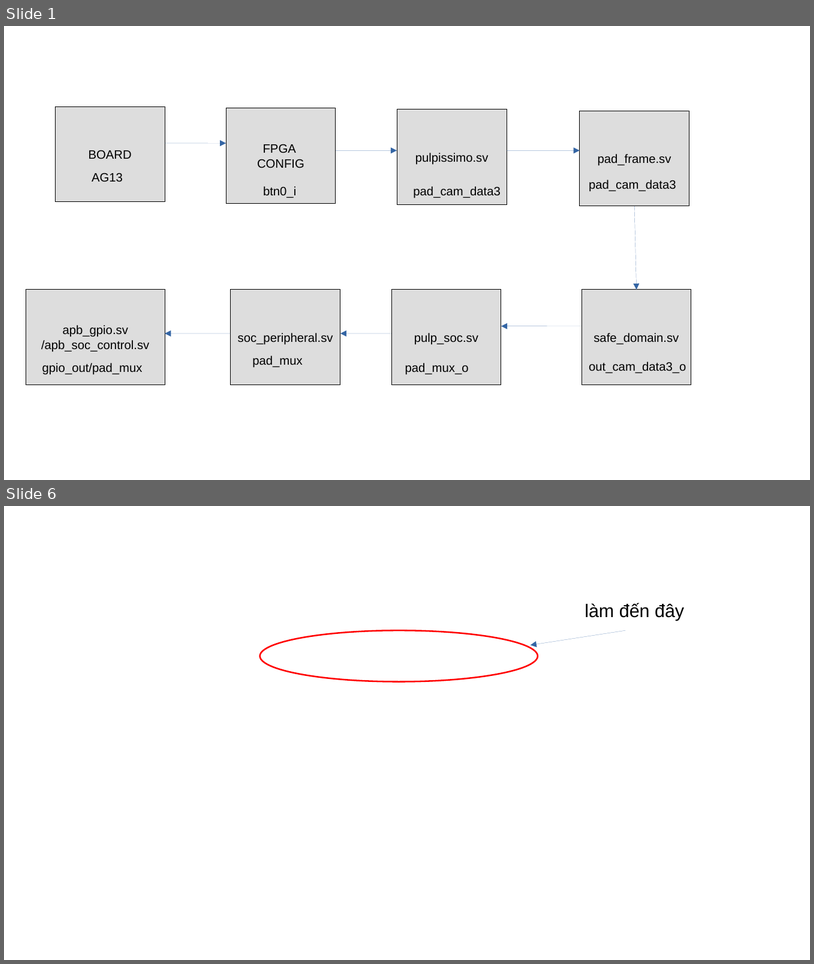
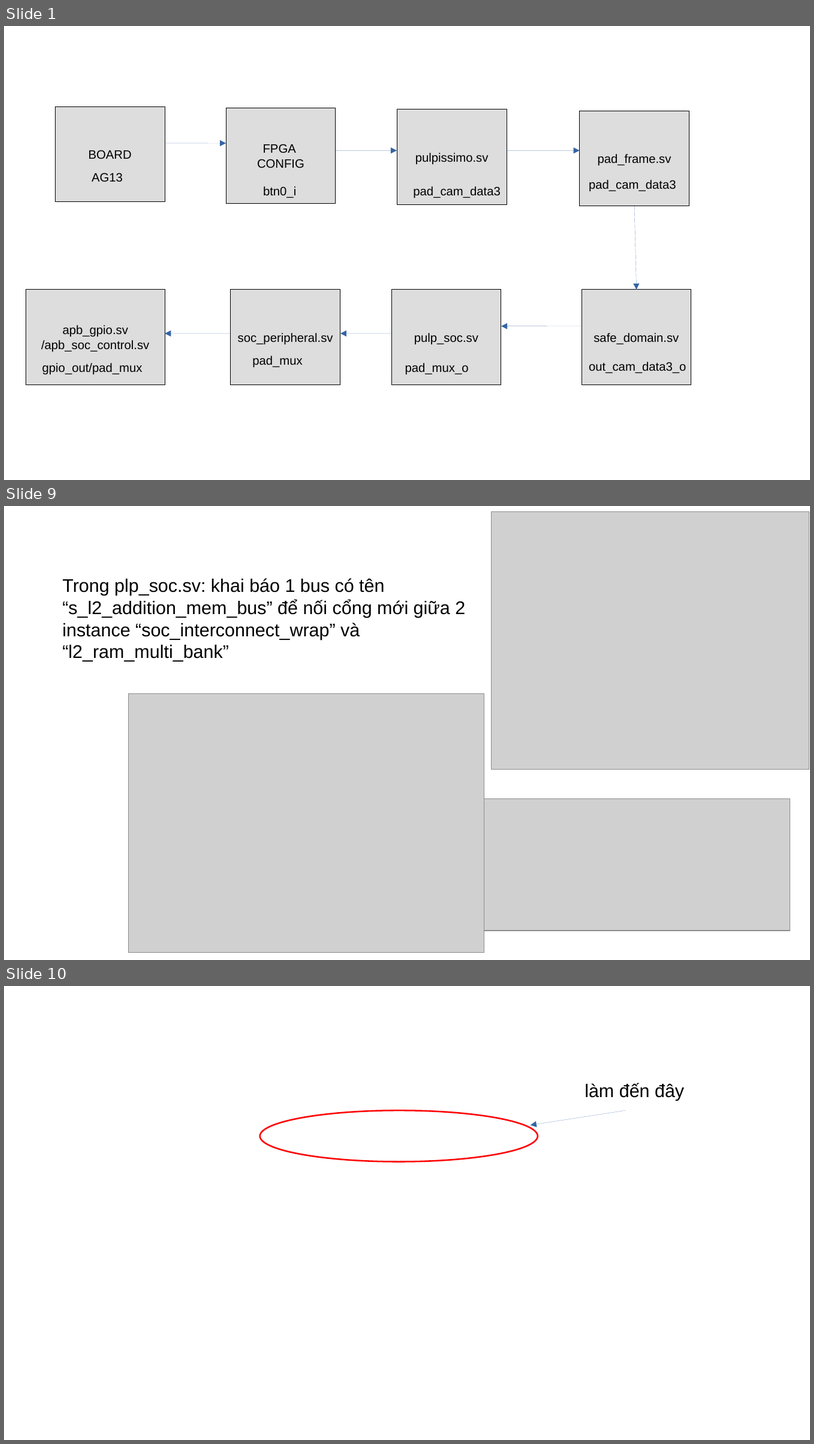
Before and after one commit to nguyendaithien/PULPISSIMO_DOCUMENT, a slide deck: PULP_GAN_CHAN.odp. Shown one above the other, each under a label of ours: slides 1 and 6 before the commit, slides 1, 9 and 10 after it; the slides between them are not shown. The pictures are 814x964 and 814x1444 pixels, drawn with LibreOffice and Linux fonts; fonts in the diff are those of the drawing; grey boxes stand for pictures; background and template pictures are left out. Boxes give left, top, right and bottom in pixels: in the first picture for what was removed or moved away, otherwise in the second. Text is boxed around its words. In the diff, an @@ line names an element or a change of style, - is before the commit and + after.

```diff
--- a/PULP_GAN_CHAN.odp
+++ b/PULP_GAN_CHAN.odp
@@ slide 9 added at <box>4,506,810,960</box>, background #FFFFFF @@
@@ picture added at <box>492,512,810,769</box> @@
@@ text added at <box>62,578,465,661</box>, 18 pt, text #000000 @@
+Trong plp_soc.sv: khai báo 1 bus có tên
+“s_l2_addition_mem_bus” để nối cổng mới giữa 2
+instance “soc_interconnect_wrap” và
+“l2_ram_multi_bank”
@@ picture added at <box>128,694,485,952</box> @@
@@ picture added at <box>485,799,791,930</box> @@
@@ what was slide 6 is now slide 10 @@
```
Also in this commit, not shown: 4 slides changed, 3 other slides added.
